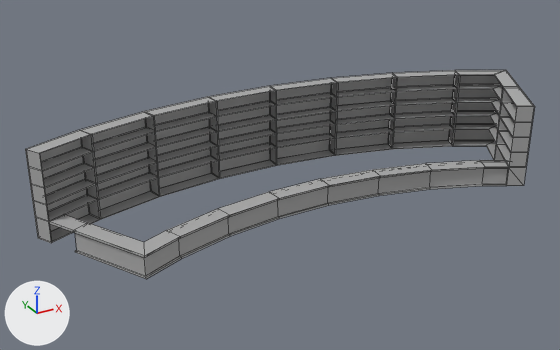
A saved change to the FBX model Assets/Res/art/scenes/jg/mesh/prop/mt_prop_batai.fbx.
Camera for both pictures: a camera (50 mm lens) standing at (-17.3, -28.6, 15.4) and looking at (-1.5, 0.2, 1.0). Arrows for +X, +Y and +Z are at lower left; the lights stay in place. Mesh edges are drawn as thin lines. Where no turn or scale is listed for an object, it has been applied to the vertices. Vertices at the same position are counted once.

Names of what the first picture shows: 'mt_prop_batai'.
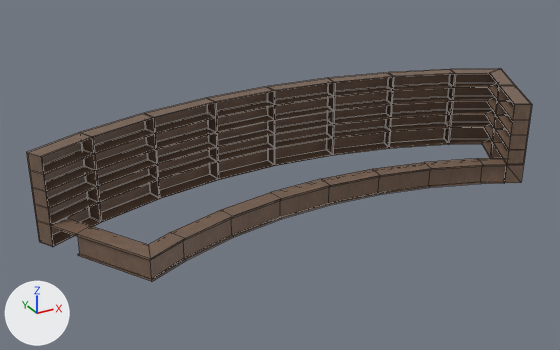
Where the newer file only moved an object's origin or applied its transform, the numbers keep the older frame.

Changed parts and their boxes [x1, y1, x2, y2] in the pictures (560 x 350 px):
'mt_prop_batai', surface changed, mesh turned (grey to brown): before [25, 70, 535, 279]; after [26, 68, 532, 282]

Diff of the bpy script that builds the scene:
```diff
--- a/Assets/Res/art/scenes/jg/mesh/prop/mt_prop_batai.fbx.py
+++ b/Assets/Res/art/scenes/jg/mesh/prop/mt_prop_batai.fbx.py
@@ img_mt_prop_batai_mat_base_color_tga @@
+img_mt_prop_batai_mat_base_color_tga = load_image('mt_prop_batai_mat_Base_color.tga', '../../texture/prop/mt_prop_batai_mat_Base_color.tga', 1024, 1024, 'sRGB')
@@ mat_mt_prop_batai_mat @@
 mat_mt_prop_batai_mat = principled_material('mt_prop_batai_mat')
-mat_mt_prop_batai_mat.base_color = (0.4, 0.4, 0.4)  # grey #aaaaaa
-mat_mt_prop_batai_mat.roughness = 0.896
+mat_mt_prop_batai_mat.texture = img_mt_prop_batai_mat_base_color_tga
@@ me_mesh @@
 me_mesh.from_pydata(...)  # 466 vertices, 341 faces; spans x -12.4..12.4, y -4.5..4.2, z 0.0..4.0
 # used by ob_mt_prop_batai; location = (0.0, 0.0, 0.0)
+# me_mesh part 1: the whole mesh is turned 1.8 degrees about the z axis through its middle
 me_mesh.materials.append(mat_mt_prop_batai_mat)
```
